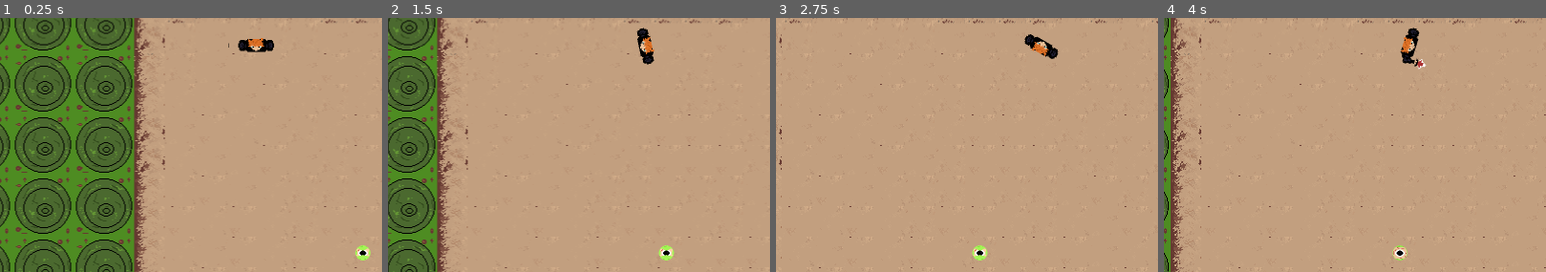
Above: before the commit, frames 1-4 (left to right).
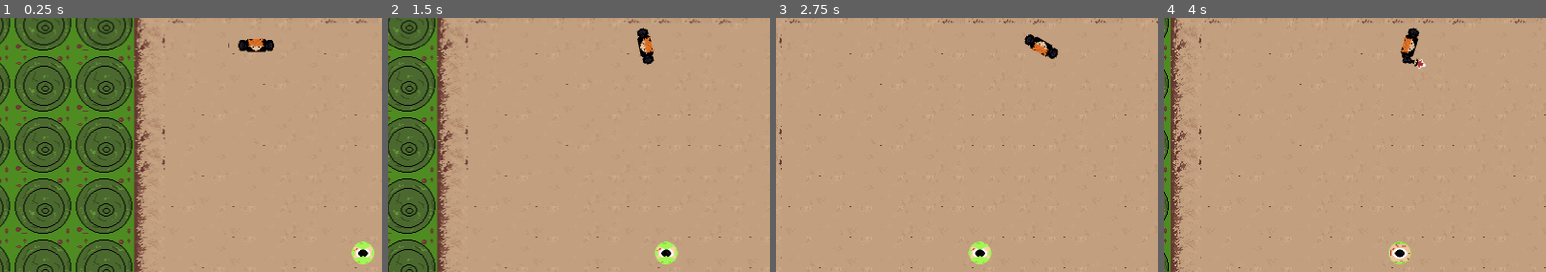
Above: after the commit, the same moments.

Repository: Hanover-CS/HC24-Max-Bowe-Senior-Project
Game: Godot game, scene res://Scenes/fight_scene.tscn
The game is run twice, just before and just after one commit, with the same random seed, the same clock (stepped at 60 frames per second) and the same inputs. This scene is started directly instead of the project's main scene.
Inputs (mouse positions are % of the whole screen's width and height, from its top left):
- Up to frame 1 (0.25 s): no input
- Up to frame 2 (1.5 s): tap Enter at 0.5 s; move the mouse to (72, 45) at 0.52 s; hold D (right) 0.53-1.25 s; click (72, 45) at 0.6 s; drag from (30, 55) to (55, 51) at 1.27 s
- Up to frame 3 (2.75 s): tap Space at 2 s; move the mouse to (60, 28) at 2.02 s; hold D (right) from 2.03 s (still down); tap Alt at 2.1 s
- Up to frame 4 (4 s): release D (right) at 2.75 s; drag from (45, 70) to (51, 50) at 2.77 s; tap Enter at 3.5 s; move the mouse to (80, 65) at 3.52 s; hold A (left) from 3.53 s (still down); click (80, 65) at 3.6 s
The pictures show only the part of the screen within x 16-66%, y 44-94%; the shares and areas given below are measured in that part.

The runs differ from the first frame. In frame 1, 0.4% of the frame differs, in the area x 92-98%, y 87-97%; in frame 2, 0.4%; in frame 3, 0.4%; in frame 4, 0.4%, in the area x 58-65%, y 87-97%.

Commit message:
various minor tweaks

Diff:
--- a/project/Characters/Enemy/enemy_eye.gd
+++ b/project/Characters/Enemy/enemy_eye.gd
@@ -10,7 +10,7 @@
 var player = null
 var animations = null
 
-var speed = 50
+var speed = 35
 
 # ready method, assigns eye animations and sets blinking timer randomly
 
--- a/project/Characters/Enemy/enemy_eye.tscn
+++ b/project/Characters/Enemy/enemy_eye.tscn
@@ -201,7 +201,7 @@
 radius = 159.5
 
 [node name="EyeEnemy" type="CharacterBody2D"]
-scale = Vector2(2, 2)
+scale = Vector2(3, 3)
 script = ExtResource("1_4nk6o")
 
 [node name="EyeCollisionBox" type="CollisionShape2D" parent="."]
--- a/project/Scenes/fight_scene.gd
+++ b/project/Scenes/fight_scene.gd
@@ -5,6 +5,8 @@
 var num_enemies : int
 
 var enemies_present = true
+
+var level_ending = false
 
 # loads the eye enemy scene so that multiple copies may be dynamically created
 
@@ -21,7 +23,9 @@
 		if global.enemies.size() == 0:
 			global.playerHealth = $Player.health
 			display_level_completion()
-			$LevelEndTimer.start()
+			if level_ending == false:
+				level_ending = true
+				$LevelEndTimer.start()
 		health_bar_follow_player()
 		update_health()
 	else:
@@ -46,7 +50,7 @@
 # makes the "level complete" label visible
 
 func display_level_completion():
-	$LevelCompleteNotice.position = $Player.position - Vector2(600, 300)
+	$LevelCompleteNotice.position = $Player.position - Vector2(700, 300)
 	$LevelCompleteNotice.visible = true
 
 # tracks the player's position and places the health bar relative to that position
Binary file changed: project/graphics/cursor.png
